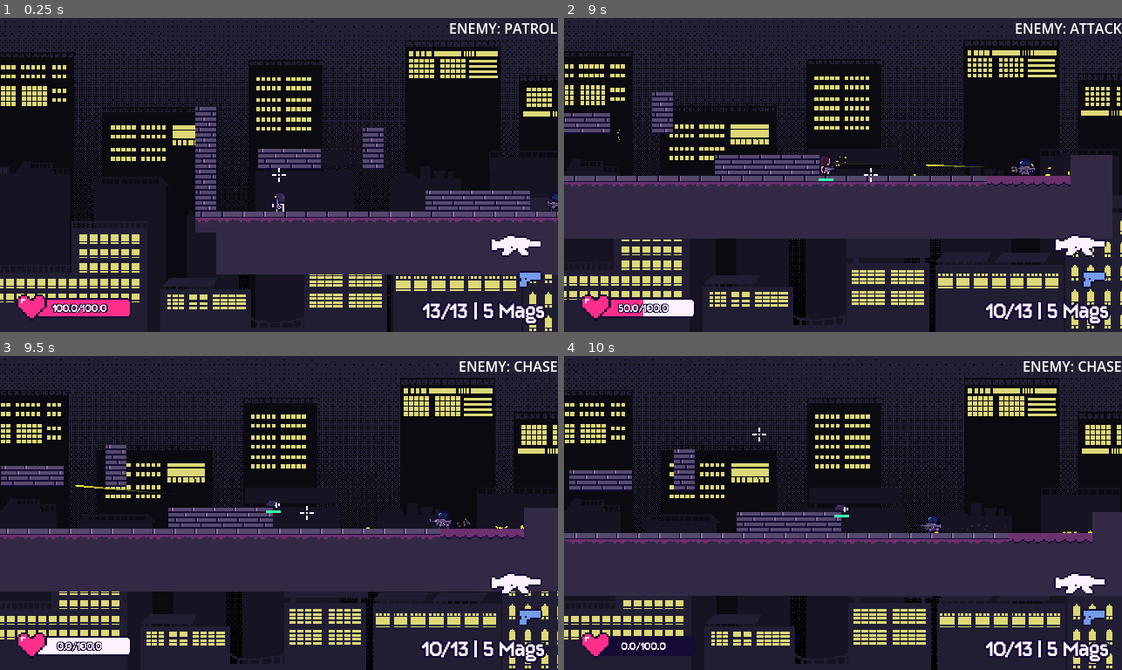
Above: before the commit, frames 1-4 (two rows, left to right).
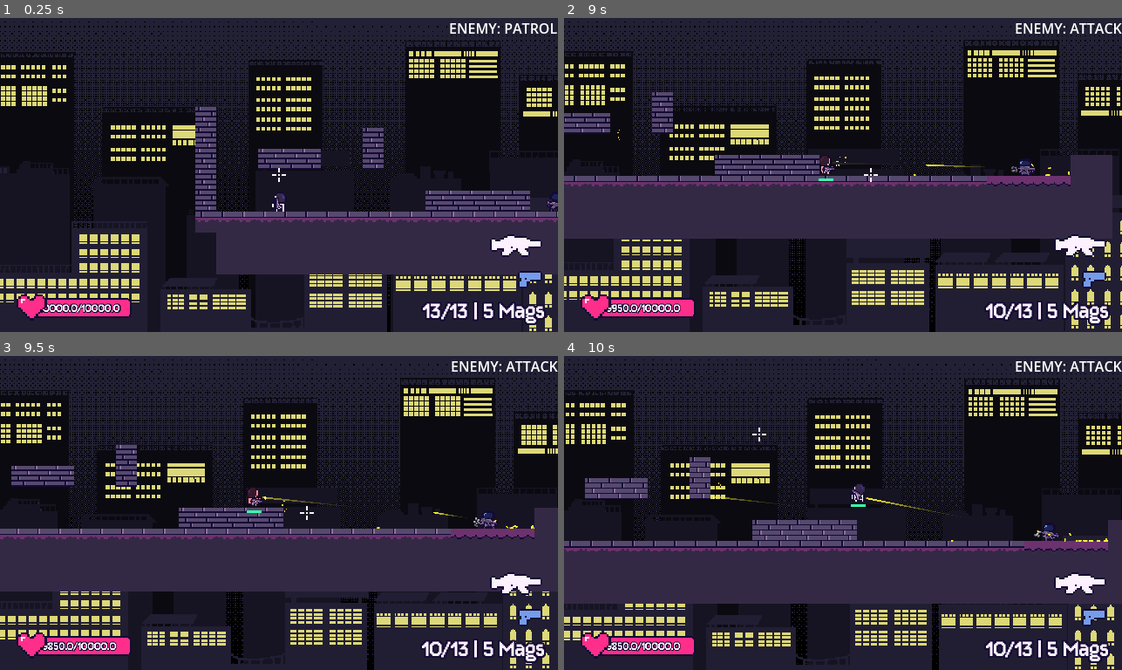
Above: after the commit, the same moments.

Repository: kyteidev/rogueshot
Game: Godot game, scene res://scenes/game_debug.tscn
Same seed, same stepped clock (60 frames per second), same inputs: the game is played once before the commit and once after it.
Inputs (mouse positions are in pixels of both pictures, inside the frame that each line leads up to):
- Up to frame 1 (0.25 s): no input
- Up to frame 2 (9 s): move the mouse to (815, 237) at 0.52 s; press the mouse at (815, 237) at 0.53 s; hold D (player_right) 0.53-2.03 s; tap W (player_jump) at 0.77, 1.52, 3.02, 3.77, 4.52, 6.02, 6.77, 7.52 s; move the mouse to (1010, 222) at 1.27 s; release the mouse at (1010, 222) at 1.28 s; tap Shift (player_sprint) at 1.35, 8.85 s; move the mouse to (675, 127) at 2.02 s; hold A (player_left) 2.03-4.28 s; tap 1 (weapon_1) at 2.1, 5.85 s; move the mouse to (870, 175) at 2.77 s; tap 2 (weapon_2) at 2.85, 6.6 s; move the mouse to (759, 96) at 3.52 s; tap Q (weapon_cycle) at 3.6, 7.35 s; tap R (weapon_reload) at 4.15 s; move the mouse to (965, 159) at 4.27 s; hold D (player_right) 4.28-8.03 s; click (965, 159) at 4.35 s; move the mouse to (731, 190) at 5.02 s; hold Shift (player_sprint) 5.03-5.78 s; move the mouse to (898, 105) at 5.77 s; move the mouse to (815, 237) at 6.52 s; move the mouse to (1010, 222) at 7.27 s; move the mouse to (675, 127) at 8.02 s; press the mouse at (675, 127) at 8.03 s; hold A (player_left) from 8.03 s (still down); move the mouse to (870, 175) at 8.77 s; release the mouse at (870, 175) at 8.78 s
- Up to frame 3 (9.5 s): keep holding A (player_left); tap W (player_jump) at 9.02 s
- Up to frame 4 (10 s): move the mouse to (759, 434) at 9.52 s; release A (player_left) at 9.53 s; hold D (player_right) from 9.53 s (still down); tap 1 (weapon_1) at 9.6 s; tap W (player_jump) at 9.77 s

The runs differ from the first frame. In frame 1, 0.2% of the frame differs, in the area x 7-22%, y 90-94%; in frame 2, 0.6%; in frame 3, 4.7%; in frame 4, 14%, in the area x 0-100%, y 1-100%.

Commit message:
add enemy reload status label

Diff:
--- a/scenes/characters/enemy.tscn
+++ b/scenes/characters/enemy.tscn
@@ -148,9 +148,9 @@
 
 [sub_resource type="LabelSettings" id="LabelSettings_x5khh"]
 font = ExtResource("6_3k4es")
-font_size = 8
+font_size = 4
 font_color = Color(0.99215686, 0.94509804, 1, 1)
-outline_size = 3
+outline_size = 2
 outline_color = Color(0.08235294, 0.039215688, 0.20392157, 1)
 
 [node name="Enemy" type="CharacterBody2D" unique_id=73622017 groups=["enemy", "living"]]
@@ -249,17 +249,15 @@
 one_shot = true
 
 [node name="StatusLabel" type="Label" parent="." unique_id=388896039]
-offset_left = -22.0
-offset_top = -25.0
-offset_right = 23.0
-offset_bottom = -15.0
+offset_left = -22.5
+offset_top = -23.0
+offset_right = 22.5
+offset_bottom = -13.0
 text = "hello world"
 label_settings = SubResource("LabelSettings_x5khh")
 horizontal_alignment = 1
 vertical_alignment = 1
 script = ExtResource("7_x5khh")
-
-[node name="FadeTimer" type="Timer" parent="StatusLabel" unique_id=749259373]
 
 [node name="StateTimer" type="Timer" parent="." unique_id=111717552]
 one_shot = true
@@ -271,4 +269,3 @@
 [connection signal="body_entered" from="AggroArea" to="." method="_on_aggro_area_body_entered"]
 [connection signal="body_exited" from="AggroArea" to="." method="_on_aggro_area_body_exited"]
 [connection signal="timeout" from="StatusIcon/FadeTimer" to="StatusIcon" method="_on_fade_timer_timeout"]
-[connection signal="timeout" from="StatusLabel/FadeTimer" to="StatusLabel" method="_on_fade_timer_timeout"]
--- a/scripts/characters/enemy.gd
+++ b/scripts/characters/enemy.gd
@@ -114,6 +114,7 @@
 @onready var weapon_shoot_timer := $Weapon/WeaponShootTimer
 @onready var weapon_reload_timer := $Weapon/WeaponReloadTimer
 @onready var status_icon := $StatusIcon
+@onready var status_label := $StatusLabel
 
 @onready var wall_ray := $WallRay
 @onready var high_wall_ray := $HighWallRay
@@ -457,6 +458,7 @@
 
 func _shoot() -> void:
 	if ammo > 0 and weapon_reload_timer.is_stopped():
+		status_label.hide_status_label()
 		# spawn bullet
 		var bullet_instance := BULLET.instantiate()
 		bullet_instance.type = bullet_instance.Types.ENEMY
@@ -490,6 +492,8 @@
 	elif ammo == 0:
 		weapon_reload_timer.start(WEAPON_RELOAD_TIME)
 		ammo = MAX_AMMO
+
+		status_label.show_status_label("RELOADING")
 
 
 func _move_toward(pos: Vector2, move_speed: float, raise_weapon := false) -> float:
--- a/scripts/characters/enemy_status_label.gd
+++ b/scripts/characters/enemy_status_label.gd
@@ -2,7 +2,6 @@
 
 
 const FADE_DURATION = 0.3
-const VISIBLE_DURATION = 3.0
 
 var fade_tween: Tween
 
@@ -11,10 +10,9 @@
 
 func _ready() -> void:
 	visible = false
-	timer.wait_time = VISIBLE_DURATION
 
 
-func set_status_label(status_text: String) -> void:
+func show_status_label(status_text: String) -> void:
 	text = status_text
 	modulate = Color("ffffff00")
 	visible = true
@@ -23,16 +21,18 @@
 	if fade_tween:
 		fade_tween.kill()
 
-		fade_tween = create_tween()
-		fade_tween.tween_property(self, "modulate", Color("ffffff"), FADE_DURATION)
-		fade_tween.finished.connect(timer.start)
+	fade_tween = create_tween()
+	fade_tween.tween_property(self, "modulate", Color("ffffff"), FADE_DURATION)
 
 
-func _on_fade_timer_timeout() -> void:
+func hide_status_label() -> void:
+	if not visible:
+		return
+
 	# fade out animation
 	if fade_tween:
 		fade_tween.kill()
 
-		fade_tween = create_tween()
-		fade_tween.tween_property(self, "modulate", Color("ffffff00"), FADE_DURATION)
-		fade_tween.finished.connect(func() -> void: visible = false)
+	fade_tween = create_tween()
+	fade_tween.tween_property(self, "modulate", Color("ffffff00"), FADE_DURATION)
+	fade_tween.finished.connect(func() -> void: visible = false)
--- a/scripts/characters/player.gd
+++ b/scripts/characters/player.gd
@@ -1,7 +1,7 @@
 extends CharacterBody2D
 
 
-const MAX_HEALTH = 100.0
+const MAX_HEALTH = 10000.0
 const DAMAGE_FLASH_DELAY = 0.04
 
 const BASE_SPEED = 80.0
